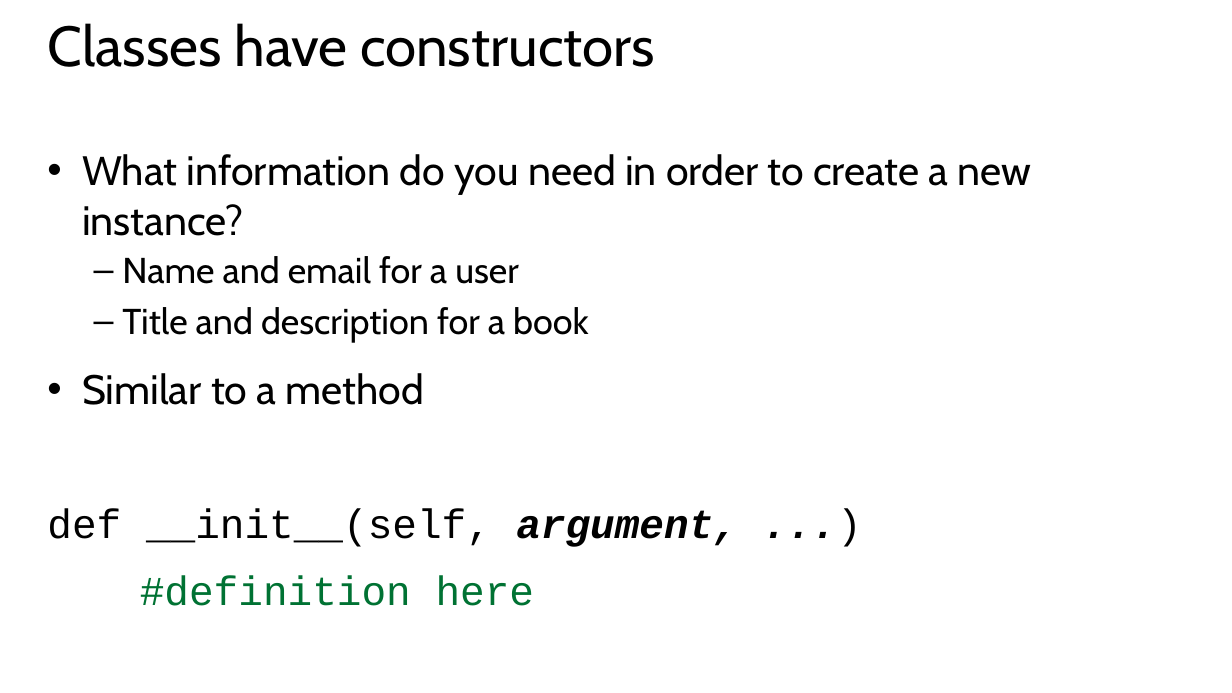
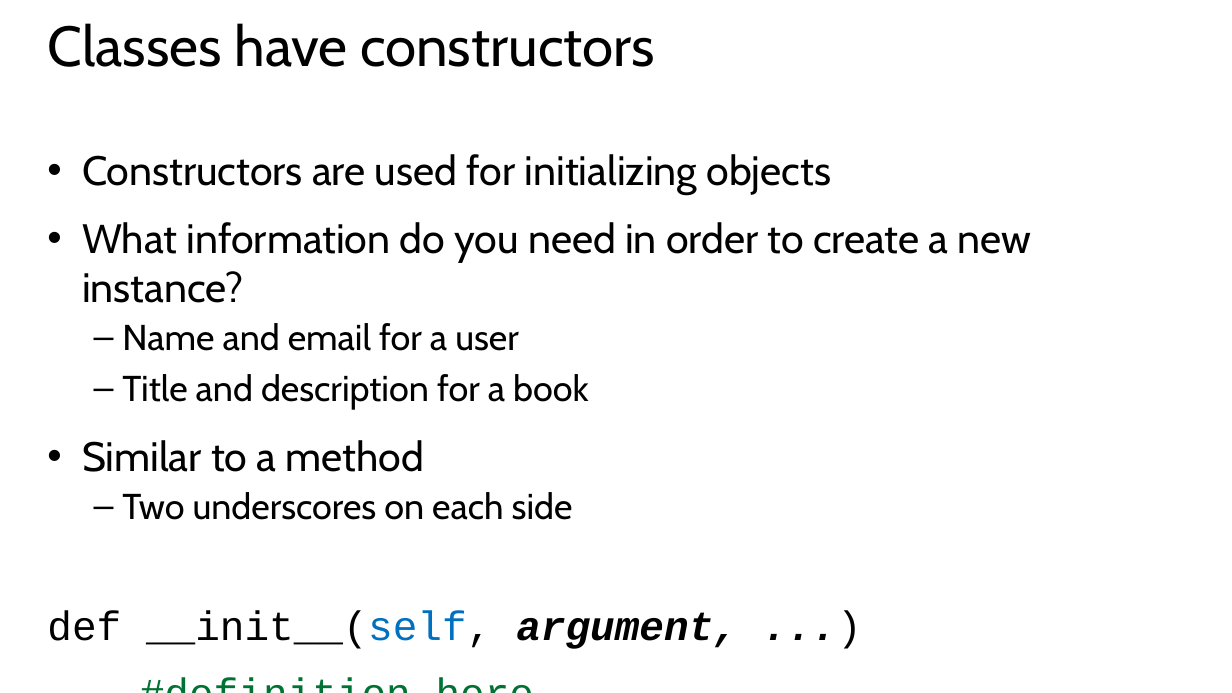
Before and after one commit to mkscala/AdvancedFlask, a slide deck: slide 16 of Slides/Module 2 - Object Oriented Programming.pptx (slide 14 before the commit). Drawn at 1232x693 pixels with LibreOffice and Linux fonts; fonts in the diff are those of the drawing. Boxes give left, top, right and bottom in pixels: in the first picture for what was removed or moved away, otherwise in the second. Text is boxed around its words. In the diff, an @@ line names an element or a change of style, - is before the commit and + after.

```diff
--- a/Slides/Module 2 - Object Oriented Programming.pptx
+++ b/Slides/Module 2 - Object Oriented Programming.pptx
@@ text at box(82, 154, 831, 195): paragraph added @@
+• Constructors are used for initializing objects
@@ text at box(122, 492, 573, 520): paragraph added @@
+  – Two underscores on each side
@@ text at box(47, 610, 738, 649): text colour #000000 to #0070C0 in "__init__(self," @@
```
Also in this commit, not shown: 9 other slides changed, 5 slides added, 3 other files.
